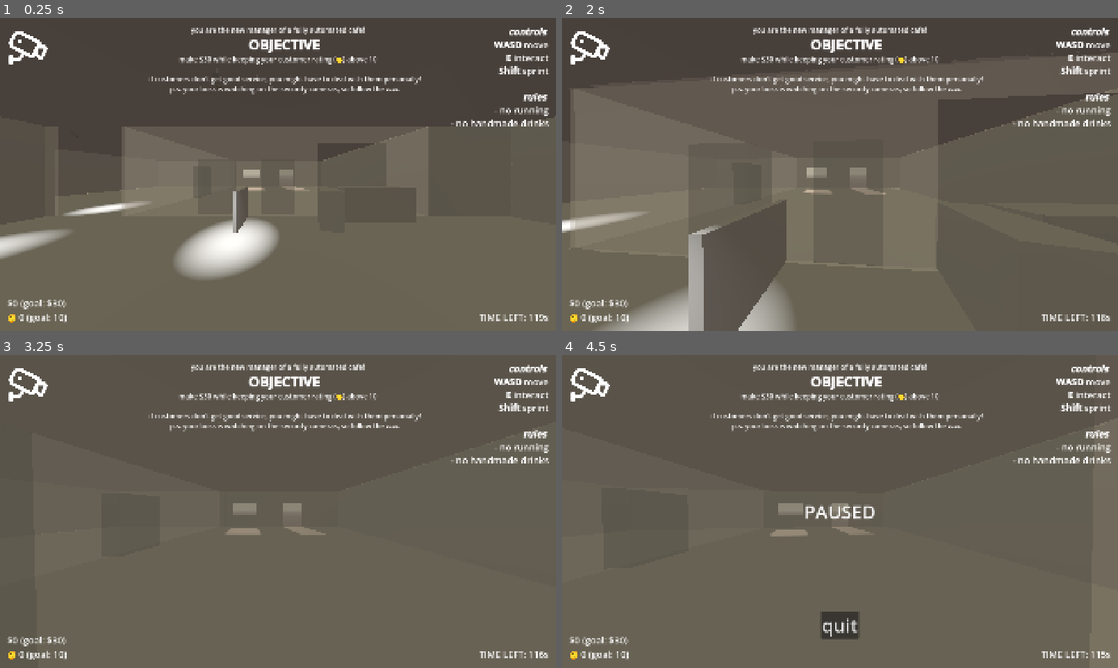
Above: before the commit, frames 1-4 (two rows, left to right).
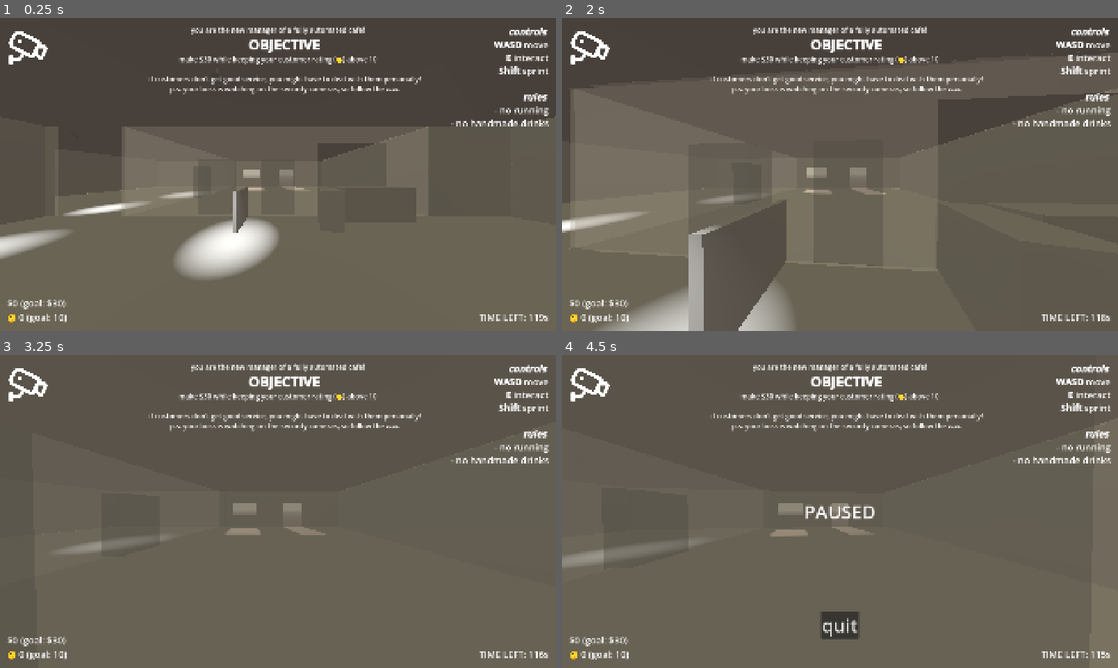
Above: after the commit, the same moments.

Repository: Sunday-Studio-Team/cafe
Game: Godot game, scene res://main.tscn
The game is run twice, just before and just after one commit, with the same random seed, the same clock (stepped at 60 frames per second) and the same inputs.
Inputs (mouse positions are in pixels of both pictures, inside the frame that each line leads up to):
- Up to frame 1 (0.25 s): no input
- Up to frame 2 (2 s): move the mouse to (867, 174) at 0.52 s; hold E (interact) 0.53-1.28 s; hold W (move_forward) from 0.53 s (still down); move the mouse to (812, 174) at 1.27 s; tap Shift (sprint) at 1.35 s
- Up to frame 3 (3.25 s): keep holding W (move_forward); move the mouse to (289, 505) at 2.02 s; tap I at 2.1 s; move the mouse to (272, 517) at 2.77 s; tap E (interact) at 2.85 s
- Up to frame 4 (4.5 s): tap Enter at 3.5 s; move the mouse to (878, 514) at 3.52 s; hold Shift (sprint) 3.53-4.28 s; tap Escape (pause) at 4.15 s; move the mouse to (673, 464) at 4.27 s; release W (move_forward) at 4.28 s; hold A (move_left) from 4.28 s (still down); tap I at 4.35 s

The runs differ from the first frame. In frame 1, 0.1% of the frame differs, in the area x 28-36%, y 55-58%; in frame 2, 0.1%; in frame 3, 0.3%; in frame 4, 0.5%, in the area x 0-24%, y 59-68%.

Commit message:
add another security camera
near left side machine

Diff:
--- a/godot/main.tscn
+++ b/godot/main.tscn
@@ -197,6 +197,14 @@
 rotation_amount = 45.0
 rotation_time = 2.0
 rotation_pause_length = 0.0
+
+[node name="SecurityCam4" parent="." unique_id=1261470041 instance=ExtResource("12_dg77c")]
+transform = Transform3D(0.49999997, 0, -0.8660253, 0, 1, 0, 0.8660253, 0, 0.49999997, -6.7847104, 2.6719248, 0.88210875)
+rotation_amount = 45.0
+rotation_pause_length = 1.0
+
+[node name="SpotLight3D" parent="SecurityCam4" index="0" unique_id=1348601655]
+spot_angle = 30.0
 
 [node name="CustomerSpawnTimer" type="Timer" parent="." unique_id=785760779]
 wait_time = 5.0
@@ -424,3 +432,5 @@
 handle_input_locally = false
 size = Vector2i(2, 2)
 render_target_update_mode = 0
+
+[editable path="SecurityCam4"]
